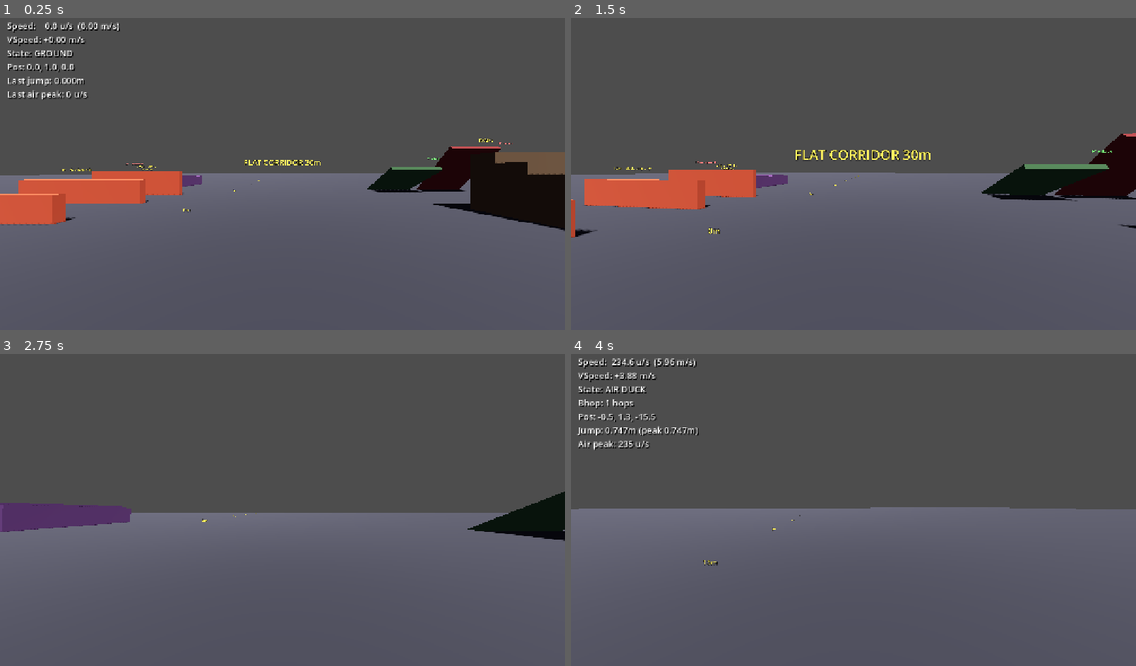
Above: before the commit, frames 1-4 (two rows, left to right).
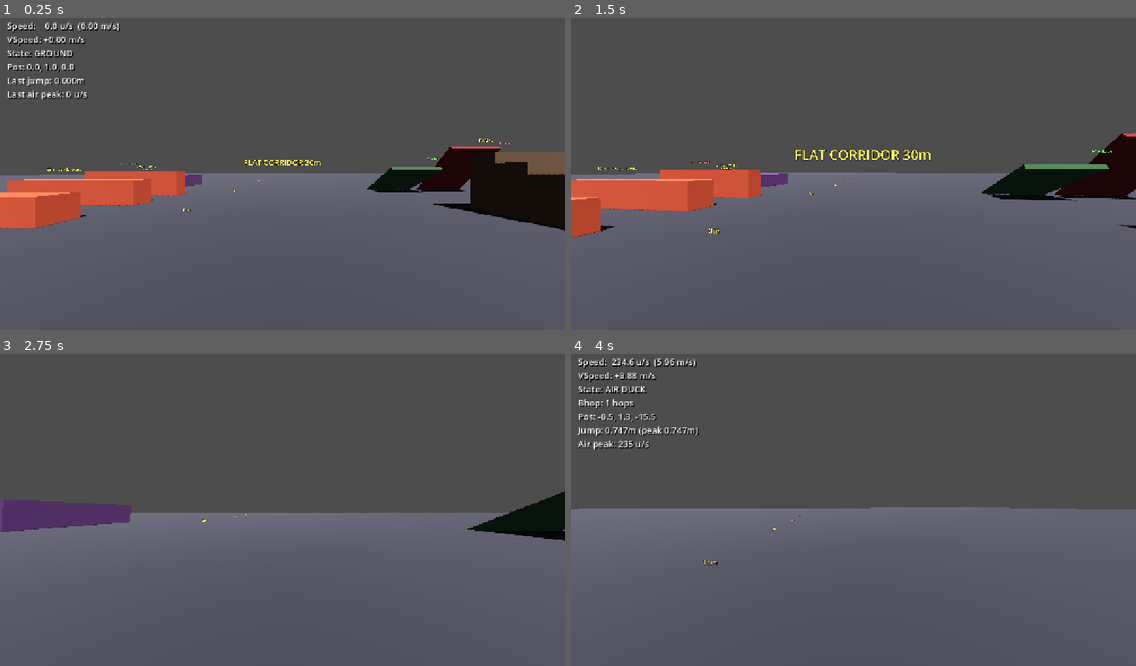
Above: after the commit, the same moments.

Repository: gotospaceplace/angels_and_demons
Game: Godot game, scene res://client/scenes/main.tscn
Same seed, same stepped clock (60 frames per second), same inputs: the game is played once before the commit and once after it. This scene is started directly instead of the project's main scene.
Inputs (mouse positions are in pixels of both pictures, inside the frame that each line leads up to):
- Up to frame 1 (0.25 s): no input
- Up to frame 2 (1.5 s): tap Enter at 0.5 s; move the mouse to (881, 170) at 0.52 s; hold Ctrl (duck) 0.53-1.28 s; hold W (move_forward) from 0.53 s (still down); tap Space (jump) at 0.77 s; move the mouse to (825, 174) at 1.27 s; tap F7 (toggle_hud) at 1.35 s
- Up to frame 3 (2.75 s): keep holding W (move_forward); tap Space (jump) at 1.52 s; move the mouse to (293, 500) at 2.02 s; hold Ctrl (duck) from 2.03 s (still down)
- Up to frame 4 (4 s): keep holding W (move_forward); move the mouse to (847, 513) at 2.77 s; release Ctrl (duck) at 2.78 s; tap F7 (toggle_hud) at 2.85 s; tap Space (jump) at 3.02, 3.77 s; move the mouse to (893, 510) at 3.52 s; hold Ctrl (duck) from 3.53 s (still down)

The runs differ from the first frame. In frame 1, 1.1% of the frame differs, in the area x 0-36%, y 46-68%; in frame 2, 1.5%, in the area x 0-39%, y 45-71%; in frame 3, 0.2%; in frame 4, nothing differs.

Commit message:
Fix movement range: thicker height walls, raise crouch tunnel ceiling
Height walls: Z depth 0.3 -> 1.0m so players can't arc over thin
edges during jump trajectory. The step-up mechanism and capsule
rounding let players cheat over 0.3m-thick walls.

Crouch tunnel: ceiling bottom was at y=1.0 but floor surface is at
y=0.1, giving only 0.9m clearance (ducking hull is 0.914m = no fit).
Raised ceiling to y=1.2 center (bottom at y=1.1) for 1.0m clearance.
Walls and back wall raised to match.

Co-Authored-By: Claude Opus 4.6 <noreply@anthropic.com>

Diff:
--- a/shared/scenes/movement_range.tscn
+++ b/shared/scenes/movement_range.tscn
@@ -390,11 +390,11 @@
 [node name="HW_1m" type="CSGBox3D" parent="."]
 transform = Transform3D(1, 0, 0, 0, 1, 0, 0, 0, 1, -10, 0.5, -5)
 use_collision = true
-size = Vector3(6, 1.0, 0.3)
+size = Vector3(6, 1.0, 1.0)
 material = SubResource("mat_obstacle")
 
 [node name="HW_1m_Label" type="Label3D" parent="."]
-transform = Transform3D(1, 0, 0, 0, 1, 0, 0, 0, 1, -10, 1.5, -4.7)
+transform = Transform3D(1, 0, 0, 0, 1, 0, 0, 0, 1, -10, 1.5, -4.3)
 billboard = 1
 text = "1.0m — regular jump"
 font_size = 28
@@ -404,11 +404,11 @@
 [node name="HW_1_3m" type="CSGBox3D" parent="."]
 transform = Transform3D(1, 0, 0, 0, 1, 0, 0, 0, 1, -10, 0.65, -8)
 use_collision = true
-size = Vector3(6, 1.3, 0.3)
+size = Vector3(6, 1.3, 1.0)
 material = SubResource("mat_obstacle")
 
 [node name="HW_1_3m_Label" type="Label3D" parent="."]
-transform = Transform3D(1, 0, 0, 0, 1, 0, 0, 0, 1, -10, 1.8, -7.7)
+transform = Transform3D(1, 0, 0, 0, 1, 0, 0, 0, 1, -10, 1.8, -7.3)
 billboard = 1
 text = "1.3m — duck-jump only"
 font_size = 28
@@ -418,11 +418,11 @@
 [node name="HW_1_7m" type="CSGBox3D" parent="."]
 transform = Transform3D(1, 0, 0, 0, 1, 0, 0, 0, 1, -10, 0.85, -11)
 use_collision = true
-size = Vector3(6, 1.7, 0.3)
+size = Vector3(6, 1.7, 1.0)
 material = SubResource("mat_obstacle")
 
 [node name="HW_1_7m_Label" type="Label3D" parent="."]
-transform = Transform3D(1, 0, 0, 0, 1, 0, 0, 0, 1, -10, 2.2, -10.7)
+transform = Transform3D(1, 0, 0, 0, 1, 0, 0, 0, 1, -10, 2.2, -10.3)
 billboard = 1
 text = "1.7m — impassable"
 font_size = 28
@@ -438,27 +438,27 @@
 modulate = Color(1, 0.9, 0.3, 1)
 
 [node name="CT_Ceiling" type="CSGBox3D" parent="."]
-transform = Transform3D(1, 0, 0, 0, 1, 0, 0, 0, 1, -12, 1.1, -17.5)
+transform = Transform3D(1, 0, 0, 0, 1, 0, 0, 0, 1, -12, 1.2, -17.5)
 use_collision = true
 size = Vector3(3, 0.2, 5)
 material = SubResource("mat_tunnel")
 
 [node name="CT_WallL" type="CSGBox3D" parent="."]
-transform = Transform3D(1, 0, 0, 0, 1, 0, 0, 0, 1, -13.65, 0.55, -17.5)
-use_collision = true
-size = Vector3(0.3, 1.1, 5)
+transform = Transform3D(1, 0, 0, 0, 1, 0, 0, 0, 1, -13.65, 0.65, -17.5)
+use_collision = true
+size = Vector3(0.3, 1.3, 5)
 material = SubResource("mat_tunnel")
 
 [node name="CT_WallR" type="CSGBox3D" parent="."]
-transform = Transform3D(1, 0, 0, 0, 1, 0, 0, 0, 1, -10.35, 0.55, -17.5)
-use_collision = true
-size = Vector3(0.3, 1.1, 5)
+transform = Transform3D(1, 0, 0, 0, 1, 0, 0, 0, 1, -10.35, 0.65, -17.5)
+use_collision = true
+size = Vector3(0.3, 1.3, 5)
 material = SubResource("mat_tunnel")
 
 [node name="CT_Back" type="CSGBox3D" parent="."]
-transform = Transform3D(1, 0, 0, 0, 1, 0, 0, 0, 1, -12, 0.55, -20.15)
-use_collision = true
-size = Vector3(3.6, 1.1, 0.3)
+transform = Transform3D(1, 0, 0, 0, 1, 0, 0, 0, 1, -12, 0.65, -20.15)
+use_collision = true
+size = Vector3(3.6, 1.3, 0.3)
 material = SubResource("mat_tunnel")
 
 [node name="BhopFloor" type="CSGBox3D" parent="."]
Not shown: 1 places in shared/scenes/movement_range.tscn that only renumber resources
